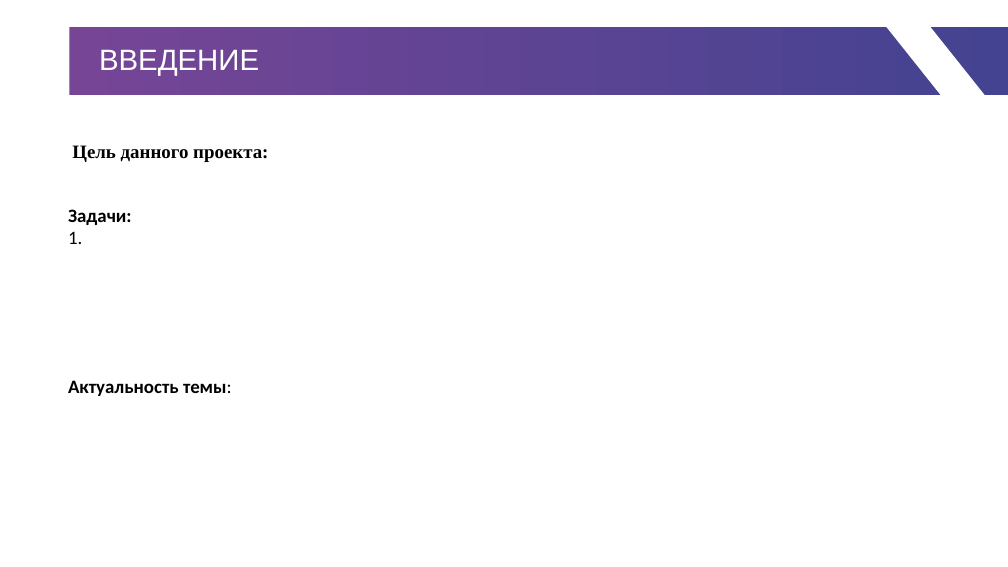
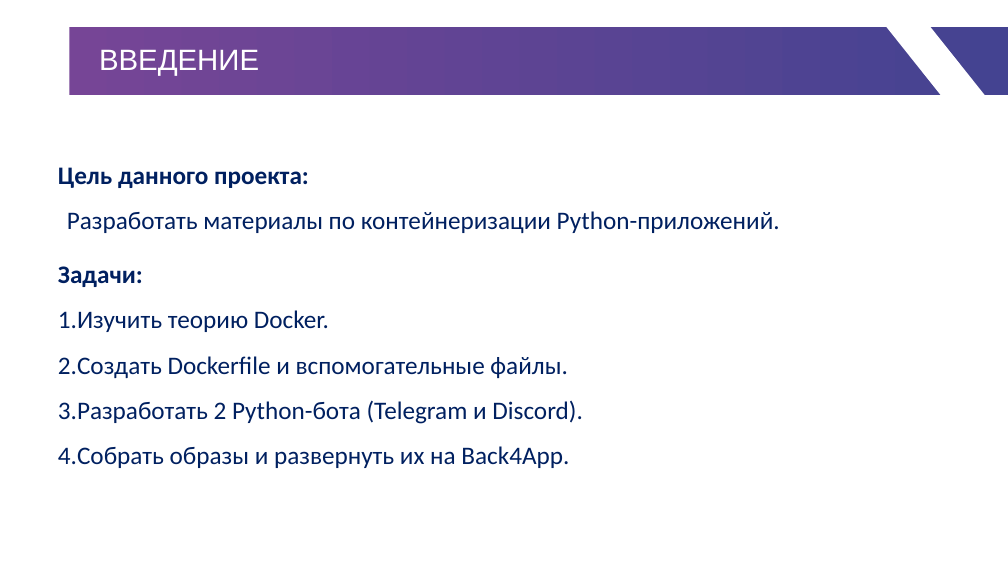
Before and after one commit to gepasgoy/IndividualProject, a slide deck: slide 2 of Шаблон презентации для защиты.pptx. Drawn at 1008x567 pixels with LibreOffice and Linux fonts; fonts in the diff are those of the drawing; background and template pictures are left out. Boxes give left, top, right and bottom in pixels: in the first picture for what was removed or moved away, otherwise in the second. Text is boxed around its words. In the diff, an @@ line names an element or a change of style, - is before the commit and + after.

```diff
--- a/Шаблон презентации для защиты.pptx
+++ b/Шаблон презентации для защиты.pptx
@@ text "Цель данного проекта:": place and size @@
-text "Цель данного проекта:" at [72,145,268,162]
+text "Цель данного проекта:" at [58,167,780,233]
@@ text at [58,167,309,188]: size 18 to 24 pt, font Times New Roman to Calibri, text colour #000000 to #002060 in "Цель данного проекта:"; line spacing 1 to 1.5 @@
@@ text at [67,211,780,233]: paragraph added @@
+Разработать материалы по контейнеризации Python-приложений.
@@ text "Задачи:": place and size @@
-text "Задачи:" at [68,209,132,244]
+text "Задачи:" at [58,266,583,468]
@@ text at [58,266,143,287]: size 18 to 24 pt, text colour #000000 to #002060 in "Задачи:"; line spacing 1 to 1.5 @@
@@ text at [58,310,583,468]: text changed; size 18 to 24 pt; text colour #000000 to #002060 @@
-1.
+1. Изучить теорию Docker.
+2. Создать Dockerfile и вспомогательные файлы.
+3. Разработать 2 Python-бота (Telegram и Discord).
+4. Собрать образы и развернуть их на Back4App.
@@ text removed at [68,380,232,396] @@
-Актуальность темы:
```
Also in this commit, not shown: 2 other slides changed, 5 slides added, 2 other files.
